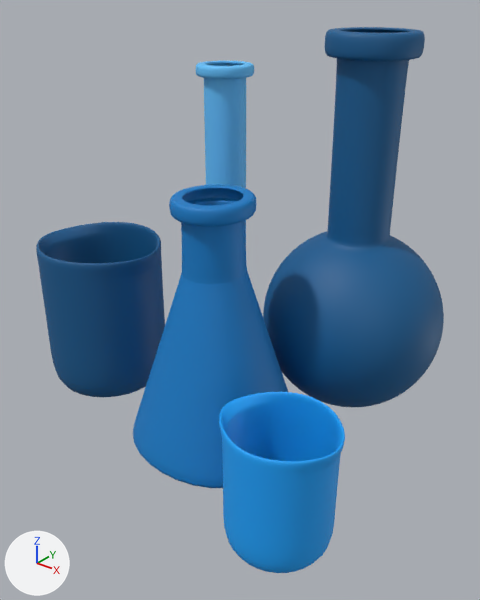
What one commit did to the glTF model src/worlds/KIN_ShootAndDrop/assets/models/Beaker_Group2.glb.
Both versions are drawn from a 50 mm lens placed at (1.02, 0.67, 3.08), pointed at (-0.42, 2.47, 1.97). The axes (+X, +Y, +Z) are drawn at lower left. The lights are the same throughout. Where no turn or scale is listed for an object, it has been applied to the vertices.

Objects in the first picture: 'pCylinder1_lambert2_0', 'pCylinder2_lambert3_0', 'pCylinder3_lambert4_0', 'pCylinder4_lambert5_0', 'pSphere1_lambert6_0'.
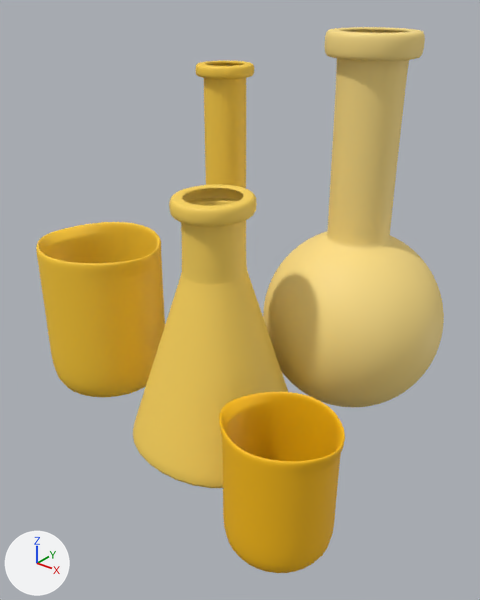
Location of each change, [x1, y1, x2, y2] in pixels of the pictures (480 x 600 px):
'pSphere1_lambert6_0', recoloured (blue to yellow): [263, 27, 444, 407] in both
'pCylinder1_lambert2_0', recoloured (blue to yellow): [133, 184, 288, 488] in both
'pCylinder3_lambert4_0', recoloured (blue to yellow): [219, 392, 345, 573] in both
'pCylinder2_lambert3_0', recoloured (blue to yellow): [36, 222, 165, 397] in both
'pCylinder4_lambert5_0', recoloured (blue to yellow): [195, 61, 254, 230] in both

Diff of the bpy script that builds the scene:
```diff
--- a/src/worlds/KIN_ShootAndDrop/assets/models/Beaker_Group2.glb.py
+++ b/src/worlds/KIN_ShootAndDrop/assets/models/Beaker_Group2.glb.py
@@ mat_lambert6 @@
 mat_lambert6 = principled_material('lambert6')
-mat_lambert6.base_color = (0.00212, 0.107, 0.283)  # blue #075c91
+mat_lambert6.base_color = (1.0, 0.753, 0.242)  # yellow #ffe187
 mat_lambert6.roughness = 0.6
@@ mat_lambert5 @@
 mat_lambert5 = principled_material('lambert5')
-mat_lambert5.base_color = (0.125, 0.546, 1.0)  # blue #63c3ff
+mat_lambert5.base_color = (1.0, 0.638, 0.0595)  # yellow #ffd145
 mat_lambert5.roughness = 0.6
@@ mat_lambert4 @@
 mat_lambert4 = principled_material('lambert4')
-mat_lambert4.base_color = (0.007, 0.366, 0.973)  # blue #14a3fc
+mat_lambert4.base_color = (1.0, 0.527, 0.0)  # yellow #ffc000
 mat_lambert4.roughness = 0.6
@@ mat_lambert3 @@
 mat_lambert3 = principled_material('lambert3')
-mat_lambert3.base_color = (0.00182, 0.0976, 0.262)  # blue #06588c
+mat_lambert3.base_color = (1.0, 0.604, 0.0296)  # yellow #ffcc30
 mat_lambert3.roughness = 0.6
@@ mat_lambert7 @@
+mat_lambert7 = principled_material('lambert7')
+mat_lambert7.base_color = (1.0, 0.68, 0.107)  # yellow #ffd75c
+mat_lambert7.roughness = 0.6
@@ me_pcylinder1_lambert2_0 @@
 me_pcylinder1_lambert2_0.from_pydata(...)  # 3394 vertices, 6784 faces; spans x -0.315..0.314, y -0.307..0.307, z -0.201..0.77
-me_pcylinder1_lambert2_0.materials.append(mat_lambert2)  # blue #047cc7
+me_pcylinder1_lambert2_0.materials.append(mat_lambert7)  # yellow #ffd75c
```
